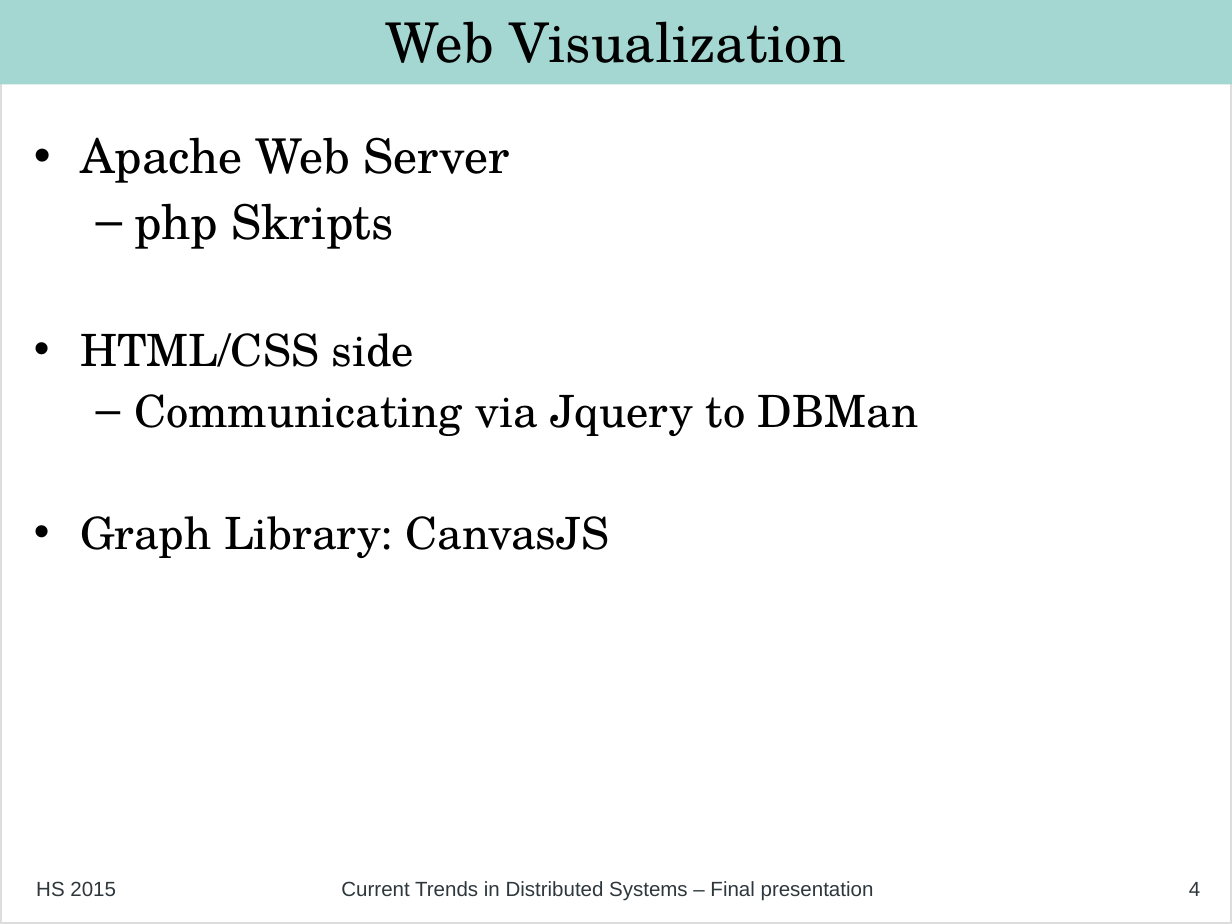
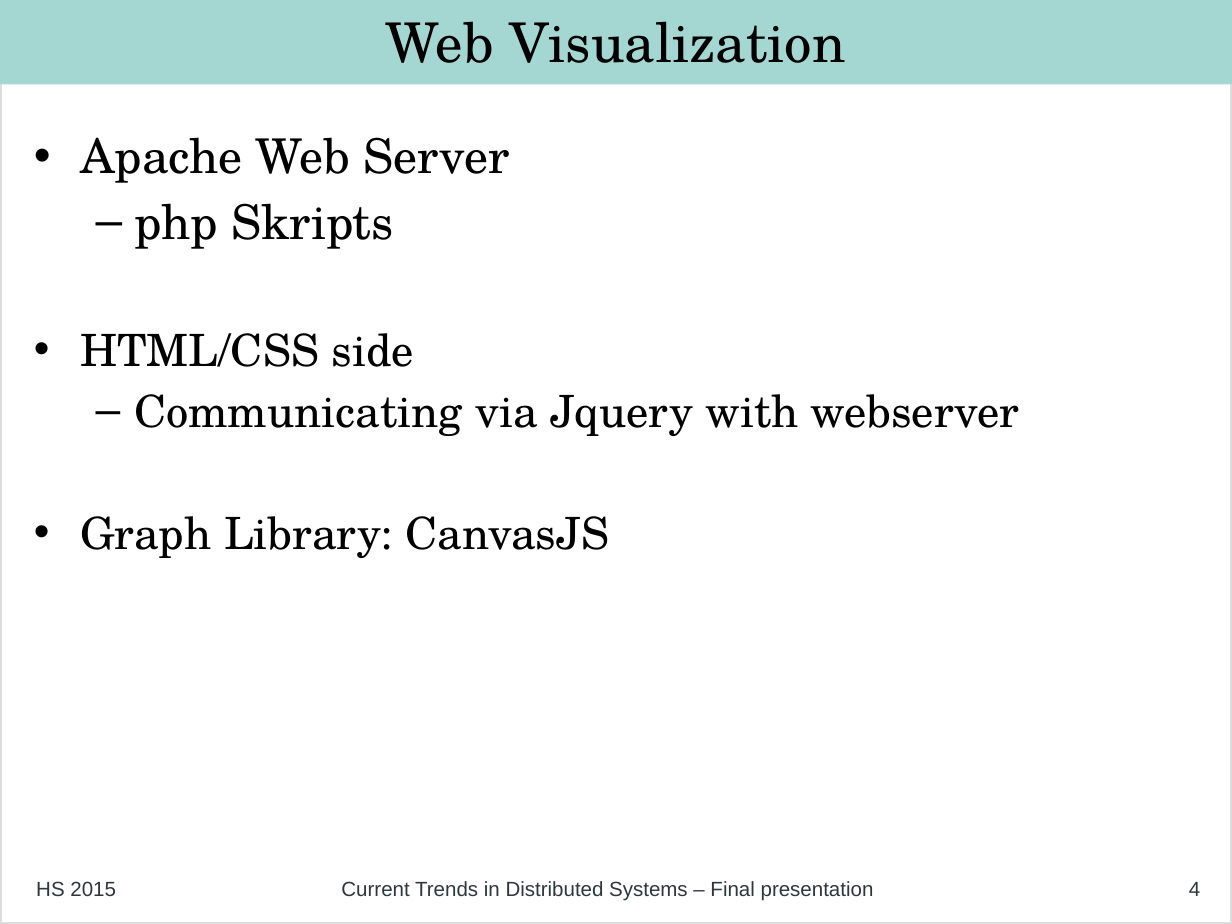
Before and after one commit to philipp-oldenburg/ctds-storm, a slide deck: slide 4 of Project-Weather-Station/FinalPresentation/Final Presentation - Philipp.odp. Drawn at 1232x924 pixels with LibreOffice and Linux fonts; fonts in the diff are those of the drawing. Boxes give left, top, right and bottom in pixels: in the first picture for what was removed or moved away, otherwise in the second. Text is boxed around its words. In the diff, an @@ line names an element or a change of style, - is before the commit and + after.

```diff
--- a/Project-Weather-Station/FinalPresentation/Final Presentation - Philipp.odp
+++ b/Project-Weather-Station/FinalPresentation/Final Presentation - Philipp.odp
@@ text at (134, 394, 1020, 436): text changed @@
-  – Communicating via Jquery to DBMan
+  – Communicating via Jquery with webserver
```
Also in this commit, not shown: 1 other slide changed.
